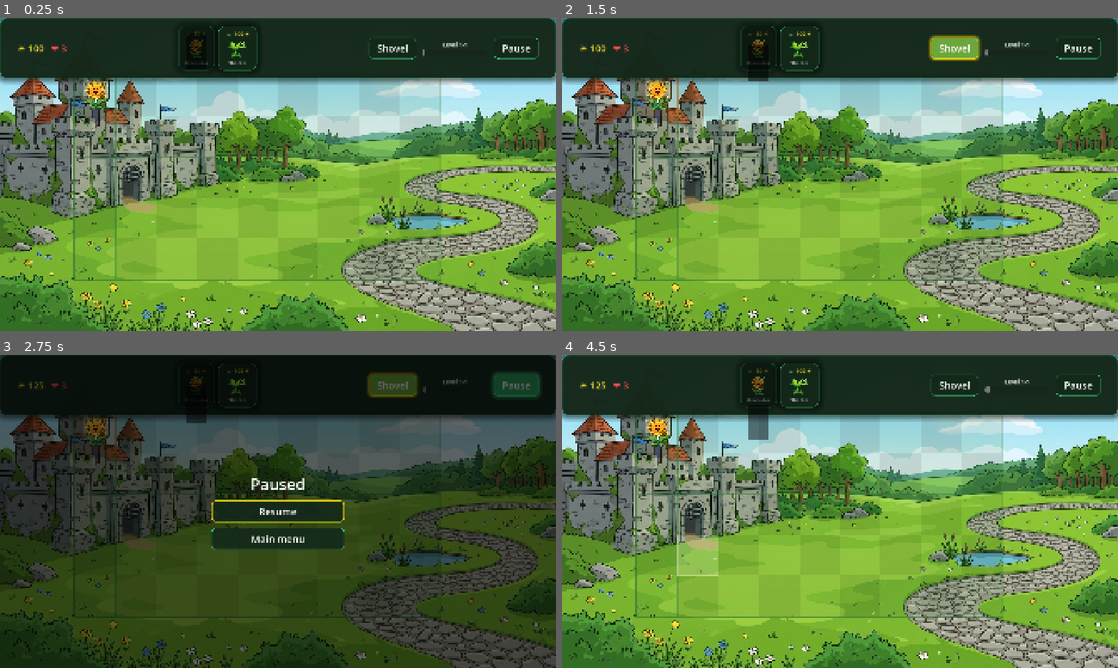
Above: before the commit, frames 1-4 (two rows, left to right).
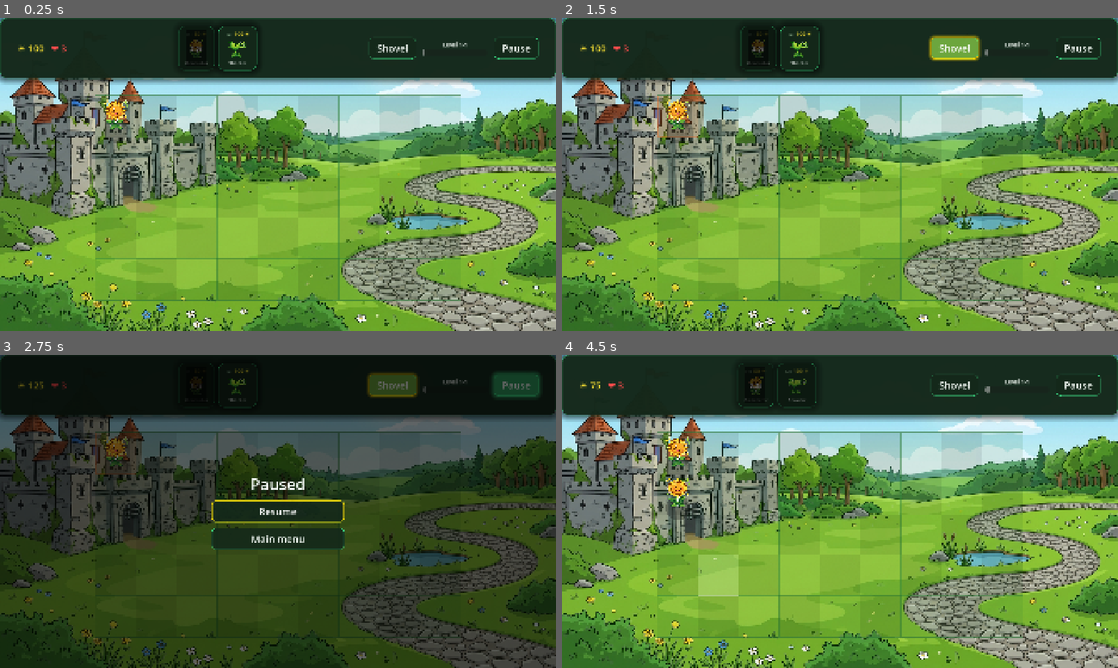
Above: after the commit, the same moments.

Repository: ChobitsChii/games
Game: Godot game, scene res://tests/smoke.tscn
The game is run twice, just before and just after one commit, with the same random seed, the same clock (stepped at 60 frames per second) and the same inputs. This scene is started directly instead of the project's main scene.
Inputs (mouse positions are in pixels of both pictures, inside the frame that each line leads up to):
- Up to frame 1 (0.25 s): no input
- Up to frame 2 (1.5 s): click (756, 49) at 0.52 s; click "Shovel" at 1.25 s
- Up to frame 3 (2.75 s): click "Pause" at 2 s
- Up to frame 4 (4.5 s): click "Resume" at 2.75 s; move the mouse to (962, 495) at 3.52 s; hold Right (cursor_right) 3.53-4.28 s; hold X (shovel) 3.53-4.28 s; click (962, 495) at 3.67 s; move the mouse to (728, 527) at 4.27 s; hold Down (cursor_down) from 4.28 s (still down); tap Space (cursor_confirm) at 4.35 s; click (728, 527) at 4.42 s

The runs differ from the first frame. In frame 1, 5.7% of the frame differs, in the area x 13-83%, y 4-91%; in frame 2, 6.1%; in frame 3, 1.2%; in frame 4, 8.1%, in the area x 5-83%, y 2-91%.

Commit message:
fix(lane_defenders): center grid, clean goblin & unit sprites, fix placement blocking and add cooldown timer

Diff:
--- a/lane_defenders/data/units/generator.tres
+++ b/lane_defenders/data/units/generator.tres
@@ -8,7 +8,7 @@
 name_key = "UNIT_GENERATOR"
 desc_key = "UNIT_GENERATOR_DESC"
 cost = 50
-cooldown = 4.5
+cooldown = 3.5
 max_hp = 300
 attack_damage = 0
 attack_interval = 0.0
--- a/lane_defenders/data/units/shooter.tres
+++ b/lane_defenders/data/units/shooter.tres
@@ -8,7 +8,7 @@
 name_key = "UNIT_SHOOTER"
 desc_key = "UNIT_SHOOTER_DESC"
 cost = 100
-cooldown = 3.0
+cooldown = 2.5
 max_hp = 300
 attack_damage = 20
 attack_interval = 1.4
--- a/lane_defenders/i18n/lane_defenders.csv
+++ b/lane_defenders/i18n/lane_defenders.csv
@@ -53,3 +53,8 @@
 SETTINGS_AUTO_COLLECT,Energie automatisch sammeln,Auto-collect energy
 CREDITS_TITLE,Mitwirkende,Credits
 CREDITS_BACK,Zurück,Back
+MSG_CELL_OCCUPIED,Besetzt!,Occupied!
+MSG_NOT_ENOUGH_ENERGY,Zu wenig Energie!,Not enough energy!
+MSG_COOLDOWN,Abklingzeit!,Cooldown!
+MSG_INVALID_UNIT,Ungültige Einheit!,Invalid unit!
+MSG_INVALID_CELL,Ungültiges Feld!,Invalid cell!
--- a/lane_defenders/scenes/unit_card.tscn
+++ b/lane_defenders/scenes/unit_card.tscn
@@ -59,6 +59,17 @@
 mouse_filter = 2
 color = Color(0, 0, 0, 0.65)
 
+[node name="CooldownLabel" type="Label" parent="."]
+visible = false
+layout_mode = 2
+mouse_filter = 2
+theme_override_colors/font_color = Color(1, 1, 1, 1)
+theme_override_colors/font_shadow_color = Color(0, 0, 0, 0.9)
+theme_override_constants/shadow_outline_size = 4
+theme_override_font_sizes/font_size = 22
+horizontal_alignment = 1
+vertical_alignment = 1
+
 [node name="SelectionHighlight" type="ReferenceRect" parent="."]
 visible = false
 layout_mode = 2
--- a/lane_defenders/scripts/config.gd
+++ b/lane_defenders/scripts/config.gd
@@ -6,10 +6,10 @@
 const COLS := 9
 const CELL_WIDTH := 140.0
 const CELL_HEIGHT := 140.0
-const GRID_ORIGIN := Vector2(260.0, 200.0)
+const GRID_ORIGIN := Vector2(330.0, 270.0)
 
-const SPAWN_X := 1620.0
-const BASE_X := 260.0
+const SPAWN_X := 1680.0
+const BASE_X := 330.0
 
 const INITIAL_ENERGY := 150
 const INITIAL_LIVES := 3
--- a/lane_defenders/scripts/core/game_model.gd
+++ b/lane_defenders/scripts/core/game_model.gd
@@ -137,10 +137,31 @@
 	return clampf(remaining / data.cooldown, 0.0, 1.0)
 
 
+func get_cooldown_remaining(data: UnitData) -> float:
+	if data == null:
+		return 0.0
+	return maxf(0.0, float(cooldowns.get(data.id, 0.0)))
+
+
+func can_place_unit(lane: int, col: int, data: UnitData) -> String:
+	if state != State.RUNNING and state != State.PRE_WAVE:
+		return "HUD_PAUSE"
+	if data == null:
+		return "MSG_INVALID_UNIT"
+	if not grid.is_valid_cell(lane, col):
+		return "MSG_INVALID_CELL"
+	if not grid.is_cell_empty(lane, col):
+		return "MSG_CELL_OCCUPIED"
+	if not can_afford(data):
+		return "MSG_NOT_ENOUGH_ENERGY"
+	if is_on_cooldown(data):
+		return "MSG_COOLDOWN"
+	return ""
+
+
 func try_place_unit(lane: int, col: int, data: UnitData) -> bool:
-	if state != State.RUNNING and state != State.PRE_WAVE:
-		return false
-	if not can_afford(data) or is_on_cooldown(data):
+	var err := can_place_unit(lane, col, data)
+	if err != "":
 		return false
 	var placed := grid.place_unit(lane, col, data)
 	if placed == null:
--- a/lane_defenders/scripts/game.gd
+++ b/lane_defenders/scripts/game.gd
@@ -65,6 +65,7 @@
 
 	# HUD Signale verbinden
 	hud.card_selected.connect(_on_card_selected)
+	hud.card_blocked.connect(_on_card_blocked)
 	hud.shovel_toggled.connect(_on_shovel_toggled)
 	hud.pause_requested.connect(_toggle_pause)
 	hud.resume_requested.connect(_toggle_pause)
@@ -341,17 +342,26 @@
 	elif event is InputEventMouseButton:
 		if event.button_index == MOUSE_BUTTON_LEFT and event.pressed:
 			var mpos := get_global_mouse_position()
-			var clicked_drop := false
-			for d in model.energy_drops:
-				if mpos.distance_to(d.position) <= 65.0:
-					model.collect_energy(d.id)
-					clicked_drop = true
-					break
-
-			if not clicked_drop:
-				var l := model.grid.get_lane_for_y(mpos.y)
-				var c := model.grid.get_col_for_x(mpos.x)
-				if l >= 0 and c >= 0 and l < LaneDefendersConfig.LANES and c < LaneDefendersConfig.COLS:
+			var l := model.grid.get_lane_for_y(mpos.y)
+			var c := model.grid.get_col_for_x(mpos.x)
+			var on_board := (l >= 0 and c >= 0 and l < LaneDefendersConfig.LANES and c < LaneDefendersConfig.COLS)
+
+			if on_board and (selected_unit_data != null or hud.is_shovel_active):
+				_handle_cell_interaction(l, c)
+				# Falls am Klickort auch eine Sonnenenergie lag, diese zusätzlich einsammeln
+				for d in model.energy_drops:
+					if mpos.distance_to(d.position) <= 65.0:
+						model.collect_energy(d.id)
+						break
+			else:
+				var clicked_drop := false
+				for d in model.energy_drops:
+					if mpos.distance_to(d.position) <= 65.0:
+						model.collect_energy(d.id)
+						clicked_drop = true
+						break
+
+				if not clicked_drop and on_board:
 					_handle_cell_interaction(l, c)
 		elif event.button_index == MOUSE_BUTTON_RIGHT and event.pressed:
 			if selected_unit_data != null or hud.is_shovel_active:
@@ -374,13 +384,21 @@
 			hud.set_shovel_active(false)
 		_board_draw.queue_redraw()
 	elif selected_unit_data != null:
-		var ok := model.try_place_unit(lane, col, selected_unit_data)
-		if ok:
+		var err := model.can_place_unit(lane, col, selected_unit_data)
+		if err == "":
+			model.try_place_unit(lane, col, selected_unit_data)
 			_spawn_floating_text(model.grid.get_cell_center(lane, col), "🌱", Color.GREEN)
 			selected_unit_data = null
 		else:
 			sfx.play_error()
-		_board_draw.queue_redraw()
+			_spawn_floating_text(model.grid.get_cell_center(lane, col), tr(err), Color("ff5252"))
+		_board_draw.queue_redraw()
+
+
+func _on_card_blocked(reason_key: String) -> void:
+	sfx.play_error()
+	var mpos := get_global_mouse_position()
+	_spawn_floating_text(mpos, tr(reason_key), Color("ff5252"))
 
 
 func _on_card_selected(udata: UnitData) -> void:
--- a/lane_defenders/scripts/ui/hud.gd
+++ b/lane_defenders/scripts/ui/hud.gd
@@ -3,6 +3,7 @@
 ## HUD für Lane Defenders: Ressourcen-Anzeige, Kartenleiste, Fortschritt und Overlays.
 
 signal card_selected(unit_data: UnitData)
+signal card_blocked(reason_key: String)
 signal shovel_toggled(active: bool)
 signal pause_requested
 signal resume_requested
@@ -89,6 +90,7 @@
 		_cards_container.add_child(card)
 		card.setup(udata, slot)
 		card.selected.connect(_on_card_selected)
+		card.blocked.connect(func(reason: String) -> void: card_blocked.emit(reason))
 		_cards.append(card)
 		slot += 1
 
@@ -104,8 +106,9 @@
 	for card in _cards:
 		var can_buy := model.can_afford(card.unit_data)
 		var cd_progress := model.get_cooldown_progress(card.unit_data)
+		var cd_remaining := model.get_cooldown_remaining(card.unit_data)
 		var is_sel := (selected_unit == card.unit_data)
-		card.set_state(can_buy, cd_progress, is_sel)
+		card.set_state(can_buy, cd_progress, is_sel, cd_remaining)
 
 
 func set_level_name(level_id: String) -> void:
@@ -155,7 +158,11 @@
 func select_slot(slot: int) -> void:
 	if slot >= 1 and slot <= _cards.size():
 		var card := _cards[slot - 1]
-		if card.can_afford and card.cooldown_ratio <= 0.0:
+		if card.cooldown_ratio > 0.0:
+			card_blocked.emit("MSG_COOLDOWN")
+		elif not card.can_afford:
+			card_blocked.emit("MSG_NOT_ENOUGH_ENERGY")
+		else:
 			card_selected.emit(card.unit_data)
 
 
--- a/lane_defenders/scripts/ui/unit_card.gd
+++ b/lane_defenders/scripts/ui/unit_card.gd
@@ -3,6 +3,7 @@
 ## UI-Karte für eine Einheit in der Auswahlleiste.
 
 signal selected(unit_data: UnitData)
+signal blocked(reason_key: String)
 
 @export var unit_data: UnitData
 @export var slot_index: int = 1
@@ -17,6 +18,7 @@
 @onready var _slot_label: Label = $VBox/TopHBox/SlotLabel
 @onready var _icon_rect: TextureRect = $VBox/IconCenter/IconRect
 @onready var _cooldown_rect: ColorRect = $CooldownOverlay
+@onready var _cooldown_label: Label = $CooldownLabel
 @onready var _selection_highlight: ReferenceRect = $SelectionHighlight
 
 
@@ -49,14 +51,20 @@
 			_icon_rect.texture = load(tex_path)
 
 
-func set_state(p_can_afford: bool, p_cooldown_ratio: float, p_is_selected: bool) -> void:
+func set_state(p_can_afford: bool, p_cooldown_ratio: float, p_is_selected: bool, remaining_seconds: float = 0.0) -> void:
 	can_afford = p_can_afford
 	cooldown_ratio = p_cooldown_ratio
 	is_active = p_is_selected
 
 	if _cooldown_rect:
 		_cooldown_rect.visible = (cooldown_ratio > 0.0)
-		_cooldown_rect.anchor_top = 1.0 - cooldown_ratio
+
+	if _cooldown_label:
+		if cooldown_ratio > 0.0 and remaining_seconds > 0.05:
+			_cooldown_label.visible = true
+			_cooldown_label.text = "%.1fs" % remaining_seconds
+		else:
+			_cooldown_label.visible = false
 
 	if _selection_highlight:
 		_selection_highlight.visible = is_active
@@ -84,5 +92,11 @@
 
 
 func _on_pressed() -> void:
-	if cooldown_ratio <= 0.0 and can_afford and unit_data != null:
+	if unit_data == null:
+		return
+	if cooldown_ratio > 0.0:
+		blocked.emit("MSG_COOLDOWN")
+	elif not can_afford:
+		blocked.emit("MSG_NOT_ENOUGH_ENERGY")
+	else:
 		selected.emit(unit_data)
--- a/lane_defenders/tests/test_grid.gd
+++ b/lane_defenders/tests/test_grid.gd
@@ -37,15 +37,15 @@
 
 func test_coordinates_conversion() -> void:
 	var grid := GridModel.new(5, 9)
-	# GRID_ORIGIN = (260, 200), CELL_WIDTH = 140, CELL_HEIGHT = 140
-	assert_eq(grid.get_col_for_x(260.0), 0, "Spalte bei 260 ist 0")
-	assert_eq(grid.get_col_for_x(400.0), 1, "Spalte bei 400 ist 1")
-	assert_eq(grid.get_col_for_x(250.0), -1, "Spalte links vom Raster ist -1")
+	# GRID_ORIGIN = (330, 270), CELL_WIDTH = 140, CELL_HEIGHT = 140
+	assert_eq(grid.get_col_for_x(330.0), 0, "Spalte bei 330 ist 0")
+	assert_eq(grid.get_col_for_x(470.0), 1, "Spalte bei 470 ist 1")
+	assert_eq(grid.get_col_for_x(320.0), -1, "Spalte links vom Raster ist -1")
 
-	assert_eq(grid.get_lane_for_y(200.0), 0, "Lane bei 200 ist 0")
-	assert_eq(grid.get_lane_for_y(340.0), 1, "Lane bei 340 ist 1")
-	assert_eq(grid.get_lane_for_y(150.0), -1, "Lane oberhalb ist -1")
+	assert_eq(grid.get_lane_for_y(270.0), 0, "Lane bei 270 ist 0")
+	assert_eq(grid.get_lane_for_y(410.0), 1, "Lane bei 410 ist 1")
+	assert_eq(grid.get_lane_for_y(200.0), -1, "Lane oberhalb ist -1")
 
 	var center := grid.get_cell_center(0, 0)
-	assert_almost(center.x, 330.0, "Center X von (0,0)")
-	assert_almost(center.y, 270.0, "Center Y von (0,0)")
+	assert_almost(center.x, 400.0, "Center X von (0,0)")
+	assert_almost(center.y, 340.0, "Center Y von (0,0)")
Binary file changed: lane_defenders/assets/enemies/fast_runner.png
Binary file changed: lane_defenders/assets/enemies/runner.png
Binary file changed: lane_defenders/assets/enemies/shield.png
Binary file changed: lane_defenders/assets/units/double_shooter.png
Binary file changed: lane_defenders/assets/units/frost.png
Binary file changed: lane_defenders/i18n/lane_defenders.de.translation
Binary file changed: lane_defenders/i18n/lane_defenders.en.translation
